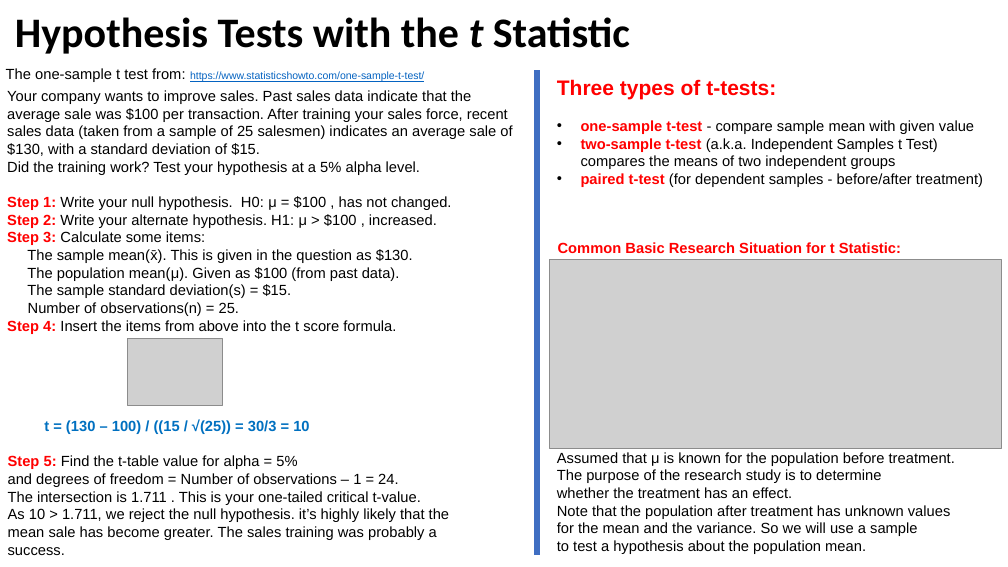
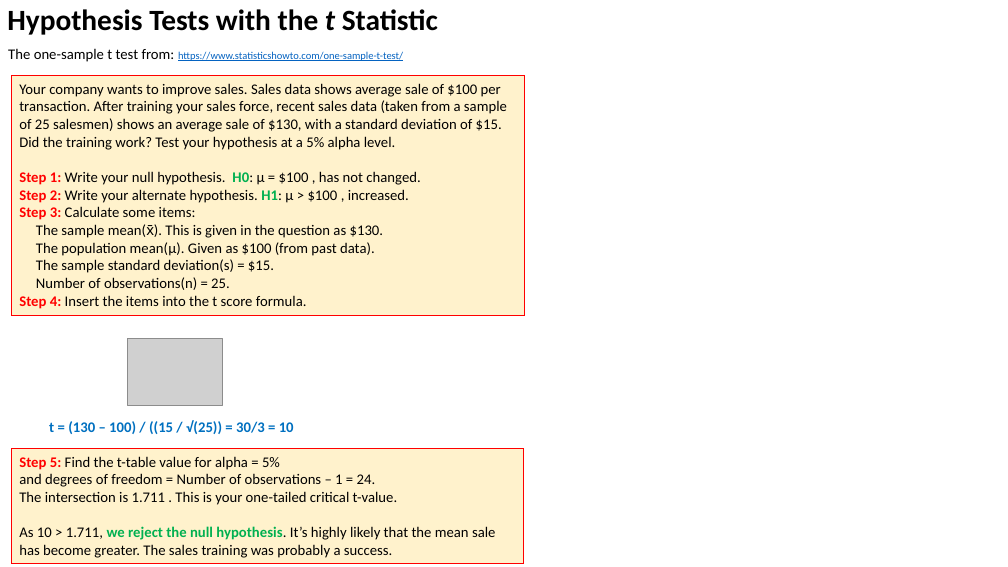
Before and after one commit to lselector/statistics, a slide deck: slide 3 of statistics_07b_t_distribution.pptx. Drawn at 1008x567 pixels with LibreOffice and Linux fonts; fonts in the diff are those of the drawing; grey boxes stand for pictures. Boxes give left, top, right and bottom in pixels: in the first picture for what was removed or moved away, otherwise in the second. Text is boxed around its words. In the diff, an @@ line names an element or a change of style, - is before the commit and + after.

```diff
--- a/statistics_07b_t_distribution.pptx
+++ b/statistics_07b_t_distribution.pptx
@@ title "Hypothesis Tests with the t ...": place and size @@
-title "Hypothesis Tests with the t ..." at bbox=[15, 17, 630, 54]
+title "Hypothesis Tests with the t ..." at bbox=[7, 9, 438, 35]
@@ title "Hypothesis Tests with the t ..." at bbox=[7, 9, 438, 35]: size 40 to 28 pt @@
@@ text "The one-sample t test from: ...": place and size @@
-text "The one-sample t test from: ..." at bbox=[6, 68, 424, 82]
+text "The one-sample t test from: ..." at bbox=[8, 49, 403, 62]
@@ text "The one-sample t test from: ..." at bbox=[8, 49, 403, 62]: font Arial to Calibri @@
@@ rectangle "Your company wants to improve ...": place and size @@
-rectangle "Your company wants to improve ..." at bbox=[7, 90, 512, 334]
+rectangle "Your company wants to improve ..." at bbox=[12, 76, 525, 315]
@@ rectangle "Your company wants to improve ..." at bbox=[12, 76, 525, 315]: fill none to #FFF2CC; outline none to #FF0000 0.75 pt @@
@@ text in rectangle at bbox=[19, 83, 507, 150]: text changed; font Arial to Calibri @@
-Your company wants to improve sales. Past sales data indicate that the average sale was $100 per transaction. After training your sales force, recent sales data (taken from a sample of 25 salesmen) indicates an average sale of $130, with a standard deviation of $15.
-Did the training work? Test your hypothesis at a 5% alpha level.
+Your company wants to improve sales. Sales data shows average sale of $100 per transaction. After training your sales force, recent sales data (taken from a sample of 25 salesmen) shows an average sale of $130, with a standard deviation of $15.
+Did the training work? Test your hypothesis at a 5% alpha level.
@@ line removed from (537, 70) to (537, 556) @@
@@ text removed at bbox=[557, 79, 983, 187] @@
-Three types of t-tests:
-• one-sample t-test - compare sample mean with given value
-• two-sample t-test (a.k.a. Independent Samples t Test) compares the means of two independent groups
-• paired t-test (for dependent samples - before/after treatment)
@@ text in rectangle at bbox=[19, 171, 420, 290]: font Arial to Calibri in "Step 1: Write your null hypothesis. H0: ...", "Step 2: Write your alternate hypothesis. H1: ...", "Step 3: Calculate some items:", "The sample mean(x̄). This is given in ..." and 3 more places; text colour #000000 to #00B050, bold on in "H0:", "H1:" @@
@@ picture removed at bbox=[550, 260, 1001, 449] @@
@@ text removed at bbox=[558, 242, 901, 253] @@
-Common Basic Research Situation for t Statistic:
@@ text in rectangle at bbox=[19, 295, 307, 309]: text changed; font Arial to Calibri @@
-Step 4: Insert the items from above into the t score formula.
+Step 4: Insert the items into the t score formula.
@@ text in rectangle at bbox=[44, 419, 309, 434]: paragraph removed @@
-t = (130 – 100) / ((15 / √(25)) = 30/3 = 10
@@ rectangle "Step 5: Find the t-table ..." at bbox=[12, 448, 524, 563]: fill none to #FFF2CC; outline none to #FF0000 0.75 pt @@
@@ rectangle "Step 5: Find the t-table ...": place and size @@
-rectangle "Step 5: Find the t-table ..." at bbox=[8, 419, 449, 555]
+rectangle "Step 5: Find the t-table ..." at bbox=[12, 448, 524, 563]
@@ text added at bbox=[49, 420, 294, 434], 14 pt, text #0070C0, bold @@
+t = (130 – 100) / ((15 / √(25)) = 30/3 = 10
@@ text in rectangle at bbox=[19, 456, 397, 505]: font Arial to Calibri in "Step 5: Find the t-table value for ...", "and degrees of freedom = Number of ...", "The intersection is 1.711 . This is ..." @@
@@ text removed at bbox=[557, 452, 955, 554] @@
-Assumed that μ is known for the population before treatment.
-The purpose of the research study is to determine
-whether the treatment has an effect.
-Note that the population after treatment has unknown values
-for the mean and the variance. So we will use a sample
-to test a hypothesis about the population mean.
@@ text in rectangle at bbox=[19, 526, 495, 558]: text changed; font Arial to Calibri @@
-As 10 > 1.711, we reject the null hypothesis. it’s highly likely that the mean sale has become greater. The sales training was probably a success.
+As 10 > 1.711, we reject the null hypothesis. It’s highly likely that the mean sale has become greater. The sales training was probably a success.
```
Also in this commit, not shown: 7 other slides changed, 1 slide added, 6 other files.
